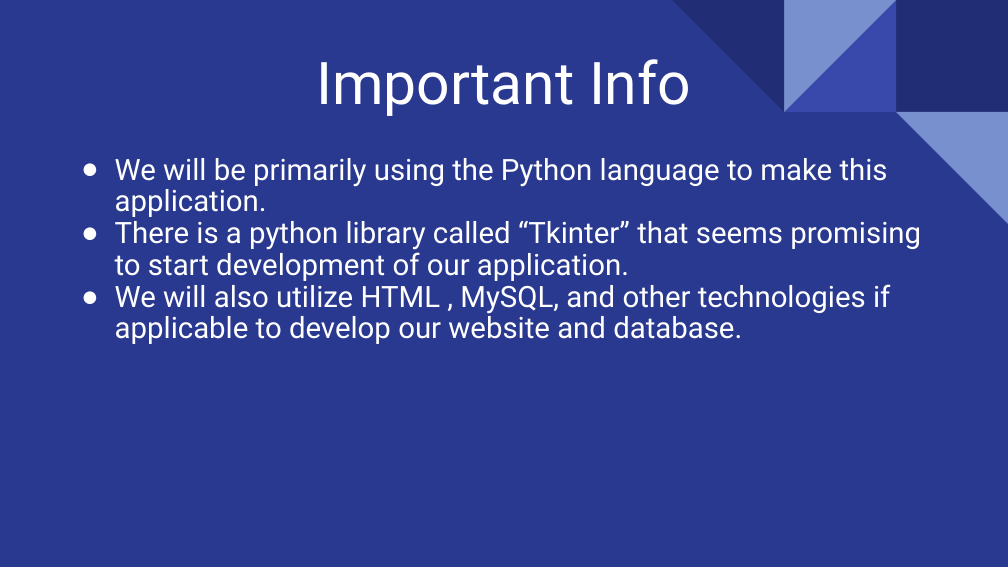
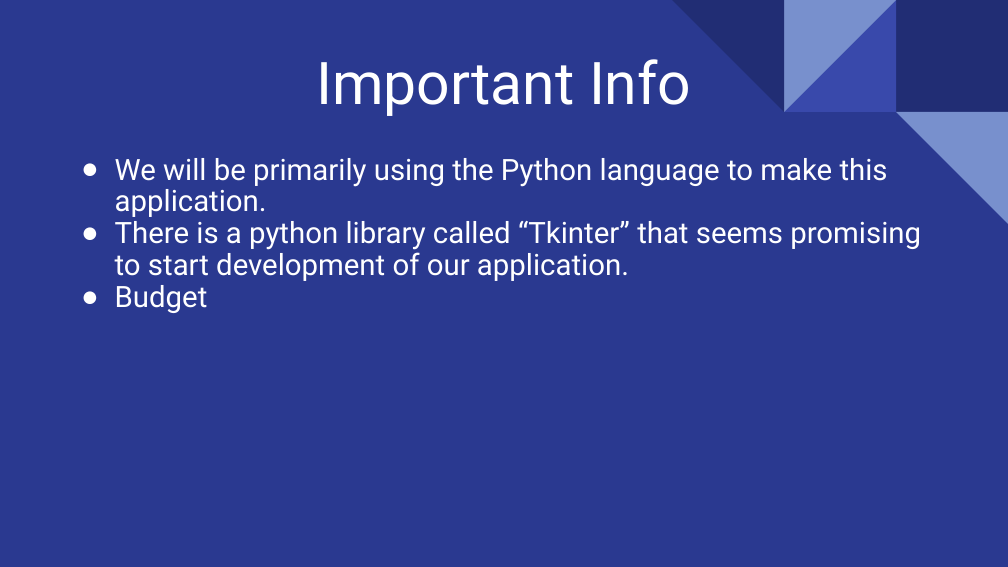
Before and after one commit to Square-CS2020/AttendApp, a slide deck: slide 3 of Presentation_1.pptm.pptx (slide 5 before the commit). Drawn at 1008x567 pixels with LibreOffice and Linux fonts; fonts in the diff are those of the drawing. Boxes give left, top, right and bottom in pixels: in the first picture for what was removed or moved away, otherwise in the second. Text is boxed around its words. In the diff, an @@ line names an element or a change of style, - is before the commit and + after.

```diff
--- a/Presentation_1.pptm.pptx
+++ b/Presentation_1.pptm.pptx
@@ subtitle at (115,285,208,313): text changed @@
-● We will also utilize HTML , MySQL, and other technologies if applicable to develop our website and database.
+● Budget
```
Also in this commit, not shown: 3 other slides changed, 3 slides removed.
